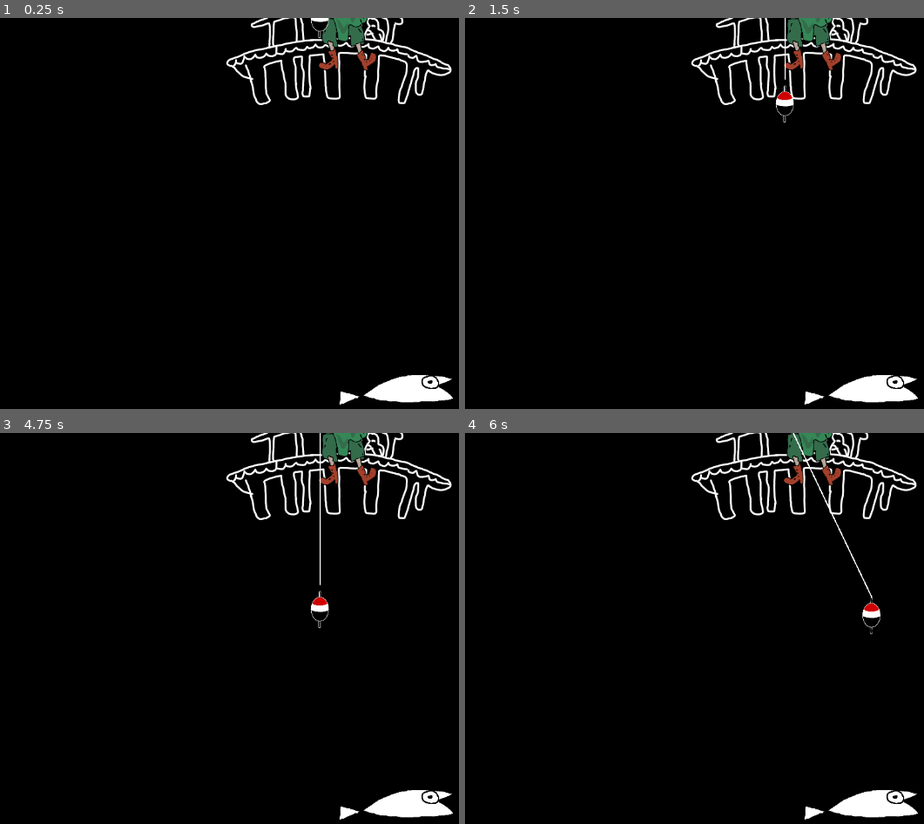
Above: before the commit, frames 1-4 (two rows, left to right).
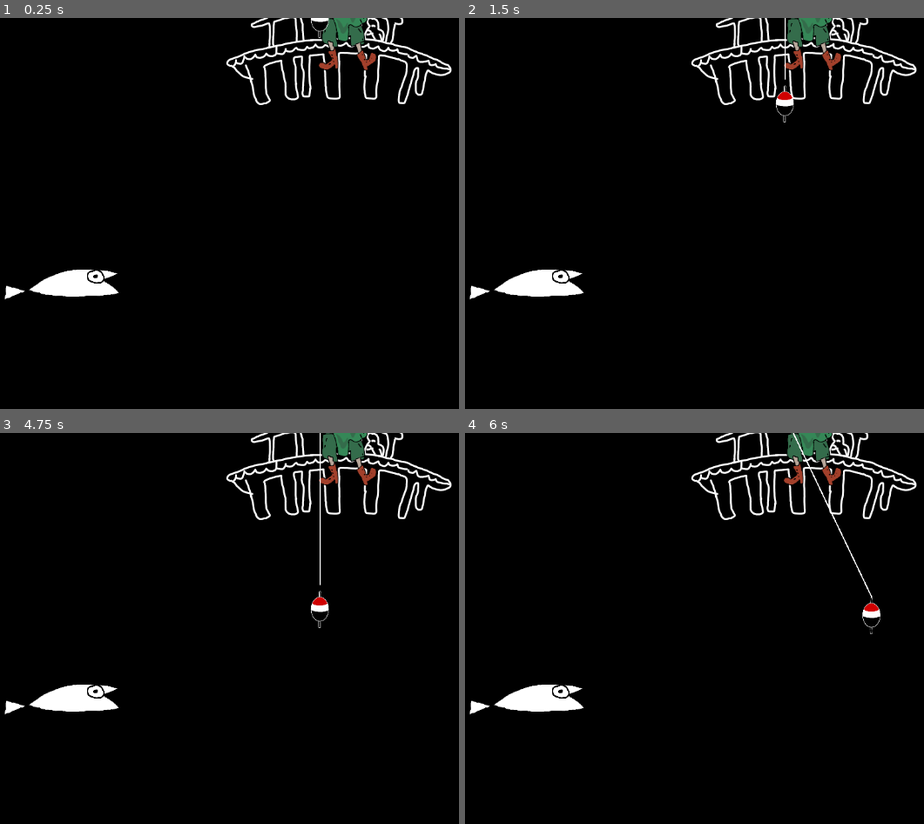
Above: after the commit, the same moments.

Repository: ErlendTregde/snufkin-game
Game: Godot game, scene res://scenes/fishing_scene.tscn
Same seed, same stepped clock (60 frames per second), same inputs: the game is played once before the commit and once after it. This scene is started directly instead of the project's main scene.
Inputs (mouse positions are in pixels of both pictures, inside the frame that each line leads up to):
- Up to frame 1 (0.25 s): no input
- Up to frame 2 (1.5 s): tap Enter (catch_fish) at 0.5 s; move the mouse to (outside the picture) at 0.52 s; hold Right (ui_right) 0.53-1.25 s; hold E (interact) 0.53-1.25 s; tap F (fish) at 0.6 s; click (outside the picture) at 0.67 s; tap Up (ui_up) at 0.77 s; tap Space (cast_hook) at 1.25 s; drag from (671, 233) to (859, 365) at 1.27 s
- Up to frame 3 (4.75 s): move the mouse to (417, 542) at 2.02 s; hold Left (ui_left) 2.03-2.75 s; hold Space (cast_hook) 2.03-2.75 s; tap E (interact) at 2.3 s; drag from (312, 706) to (137, 569) at 2.77 s; tap Enter (catch_fish) at 3.5 s; move the mouse to (outside the picture) at 3.52 s; hold Right (ui_right) 3.53-4.25 s; hold E (interact) 3.53-4.25 s; tap F (fish) at 3.6 s; tap Up (ui_up) at 3.77 s; tap Escape (ui_cancel) at 4.15 s; tap Space (cast_hook) at 4.25 s; drag from (137, 569) to (394, 780) at 4.27 s
- Up to frame 4 (6 s): move the mouse to (845, 628) at 5.02 s; hold Right (ui_right) 5.03-5.75 s; hold E (interact) 5.03-5.75 s; tap F (fish) at 5.1 s; click (845, 628) at 5.17 s; drag from (708, 530) to (868, 597) at 5.77 s

The runs differ from the first frame. In frame 1, 2.1% of the frame differs, in the area x 0-99%, y 64-99%; in frame 2, 2.1%; in frame 3, 2.1%; in frame 4, 2.1%.

Commit message:
added fish spawning

Diff:
--- a/scenes/fishing_scene.tscn
+++ b/scenes/fishing_scene.tscn
@@ -7,6 +7,7 @@
 [ext_resource type="Script" path="res://scripts/hook.gd" id="5_se1cd"]
 [ext_resource type="Texture2D" uid="uid://duxchnu26p35" path="res://assets/images/hook.png" id="6_b6wg5"]
 [ext_resource type="Texture2D" uid="uid://ser0fve3tefq" path="res://assets/images/fish.png" id="7_duh6x"]
+[ext_resource type="Script" path="res://scripts/FishingZone.gd" id="7_n8jnv"]
 [ext_resource type="Script" path="res://scripts/fish.gd" id="7_ol4hs"]
 [ext_resource type="Script" path="res://scripts/fishing_ui.gd" id="9_0o5v3"]
 [ext_resource type="Texture2D" uid="uid://b3qv2s1kcojwn" path="res://assets/images/bar.png" id="10_8rr0j"]
@@ -28,6 +29,9 @@
 
 [sub_resource type="RectangleShape2D" id="RectangleShape2D_1re8p"]
 size = Vector2(201, 102)
+
+[sub_resource type="RectangleShape2D" id="RectangleShape2D_57s3h"]
+size = Vector2(446, 579)
 
 [sub_resource type="SpriteFrames" id="SpriteFrames_qkkeu"]
 animations = [{
@@ -110,9 +114,10 @@
 
 [node name="FishingZone" type="Node2D" parent="."]
 position = Vector2(657, 843)
+script = ExtResource("7_n8jnv")
 
 [node name="Fish" type="Node2D" parent="FishingZone"]
-position = Vector2(2, 2)
+position = Vector2(-552, -173)
 script = ExtResource("7_ol4hs")
 
 [node name="Sprite2D" type="Sprite2D" parent="FishingZone/Fish"]
@@ -124,6 +129,13 @@
 
 [node name="CollisionShape2D" type="CollisionShape2D" parent="FishingZone/Fish/Area2D"]
 shape = SubResource("RectangleShape2D_1re8p")
+
+[node name="Area2D" type="Area2D" parent="FishingZone"]
+position = Vector2(-112, -337)
+
+[node name="CollisionShape2D" type="CollisionShape2D" parent="FishingZone/Area2D"]
+position = Vector2(12, 195.5)
+shape = SubResource("RectangleShape2D_57s3h")
 
 [node name="FishingUI" type="CanvasLayer" parent="."]
 
--- /dev/null
+++ b/scripts/FishingZone.gd
@@ -0,0 +1,37 @@
+extends Node2D
+
+@export var fish_scene: PackedScene  # ✅ Assign the fish scene in Inspector
+
+@onready var spawn_area: CollisionShape2D = $Area2D/CollisionShape2D  # ✅ Get spawn area
+
+func _ready():
+	if not fish_scene:
+		print("❌ Error: No fish scene assigned!")
+		return
+	spawn_fish()  # ✅ Spawn fish when entering the scene
+
+func spawn_fish():
+	if not spawn_area or not spawn_area.shape:
+		print("❌ Error: spawn_area missing shape!")
+		return
+
+	# ✅ Ensure shape is a RectangleShape2D
+	var shape = spawn_area.shape
+	if !(shape is RectangleShape2D):
+		print("❌ Error: spawn_area shape is not a RectangleShape2D!")
+		return
+
+	var half_size = shape.size * 0.5  # ✅ Get correct extents in Godot 4
+	var area_position = spawn_area.global_position  # ✅ Use global position
+
+	# ✅ Calculate random spawn position inside the area
+	var spawn_x = randf_range(area_position.x - half_size.x, area_position.x + half_size.x)
+	var spawn_y = randf_range(area_position.y - half_size.y, area_position.y + half_size.y)
+
+	# ✅ Instantiate and position fish
+	var fish_instance = fish_scene.instantiate()
+	fish_instance.global_position = Vector2(spawn_x, spawn_y)
+
+	# ✅ Add fish to FishingZone
+	add_child(fish_instance)
+	print("🐟 Fish spawned at:", fish_instance.global_position)
--- a/scripts/dialogue.gd
+++ b/scripts/dialogue.gd
@@ -27,7 +27,9 @@
 	}
 	right_character.texture = preload("res://dialague/Images/idleSmokeing.png") # Snufkin always on the right
 	visible = false  # Hide the UI at start
-	back_button.pressed.connect(_on_button_pressed)
+	if not back_button.pressed.is_connected(_on_button_pressed):
+		back_button.pressed.connect(_on_button_pressed)
+
 	back_button.visible = true  # Show the button when dialogue is open
 
 func load_dialogue():
@@ -63,13 +65,18 @@
 		tween.tween_property(player_camera, "position", dialogue_camera.position, 0.5).set_trans(Tween.TRANS_CUBIC)
 		await tween.finished  # Wait for transition to complete
 
-		dialogue_camera.make_current()  # Switch to dialogue camera
+		dialogue_camera.call_deferred("make_current")
 
 	# Disable player movement
 	var player = get_tree().get_first_node_in_group("player")
 	if player:
 		player.set_physics_process(false)  # Disable physics (movement)
 		player.set_process_input(false)  # Disable input handling
+
+		# If using velocity for movement, set velocity to zero
+		if "velocity" in player:
+			player.velocity = Vector2.ZERO
+			player.move_and_slide()  # Apply immediately to stop movement
 
 	z_index = 100
 	next_script()
@@ -114,10 +121,11 @@
 	# Re-enable player movement
 	var player = get_tree().get_first_node_in_group("player")
 	if player:
-		player.set_physics_process(true)  # Enable physics (movement)
-		player.set_process_input(true)  # Enable input handling
+		player.set_physics_process(true)  # Re-enable physics (movement)
+		player.set_process_input(true)  # Re-enable input handling
 
 	get_tree().paused = false  # Unpause the game
+
 
 
 
--- a/scripts/fishing_player.gd
+++ b/scripts/fishing_player.gd
@@ -3,6 +3,7 @@
 @onready var hook = $Hook  # Reference to hook node
 
 var saved_position = Vector2.ZERO  # Default value is (0,0)
+
 
 func save_position(new_position):
 	saved_position = new_position
--- a/scripts/hook.gd
+++ b/scripts/hook.gd
@@ -101,8 +101,12 @@
 		fish_caught.global_position = global_position
 
 func smooth_move(target_position: Vector2):
+	if not is_inside_tree():
+		return  # ✅ Prevent moving if the object is deleted
+
 	var tween = get_tree().create_tween()
 	tween.tween_property(self, "position", target_position, 0.5)
+
 
 func reset_reel_indicator():
 	if reel_indicator:
Not shown: 1 places in scenes/fishing_scene.tscn that only renumber resources
